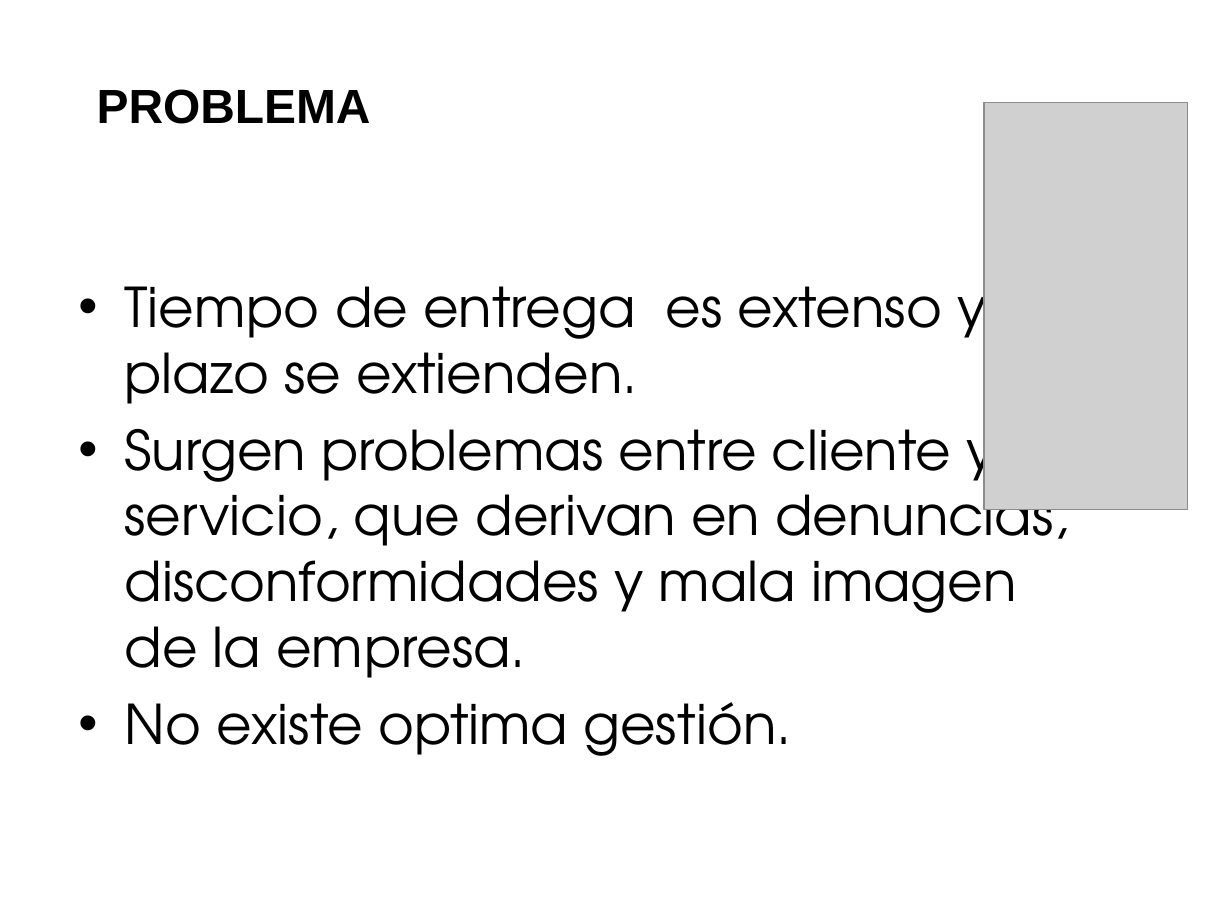
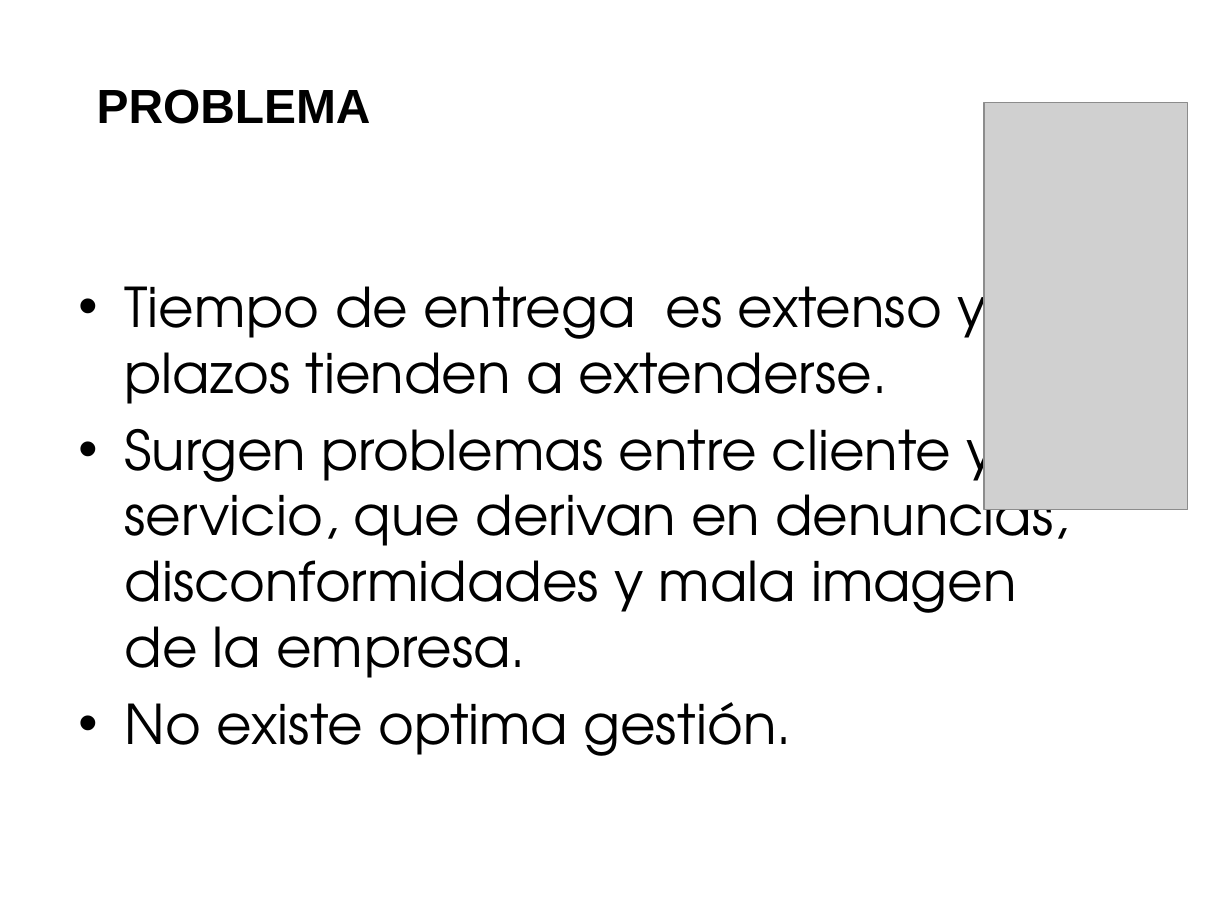
Before and after one commit to saburto/sigset, a slide deck: slide 8 of sigset/documentos/Documentos finales/Presentacion.pptx. Drawn at 1232x924 pixels with LibreOffice and Linux fonts; fonts in the diff are those of the drawing; grey boxes stand for pictures; background and template pictures are left out. Boxes give left, top, right and bottom in pixels: in the first picture for what was removed or moved away, otherwise in the second. Text is boxed around its words. In the diff, an @@ line names an element or a change of style, - is before the commit and + after.

```diff
--- a/sigset/documentos/Documentos finales/Presentacion.pptx
+++ b/sigset/documentos/Documentos finales/Presentacion.pptx
@@ text at (125,270,986,404): text changed @@
-• Tiempo de entrega es extenso y los plazo se extienden.
+• Tiempo de entrega es extenso y los plazos tienden a extenderse.
```
Also in this commit, not shown: 2 other slides changed.
